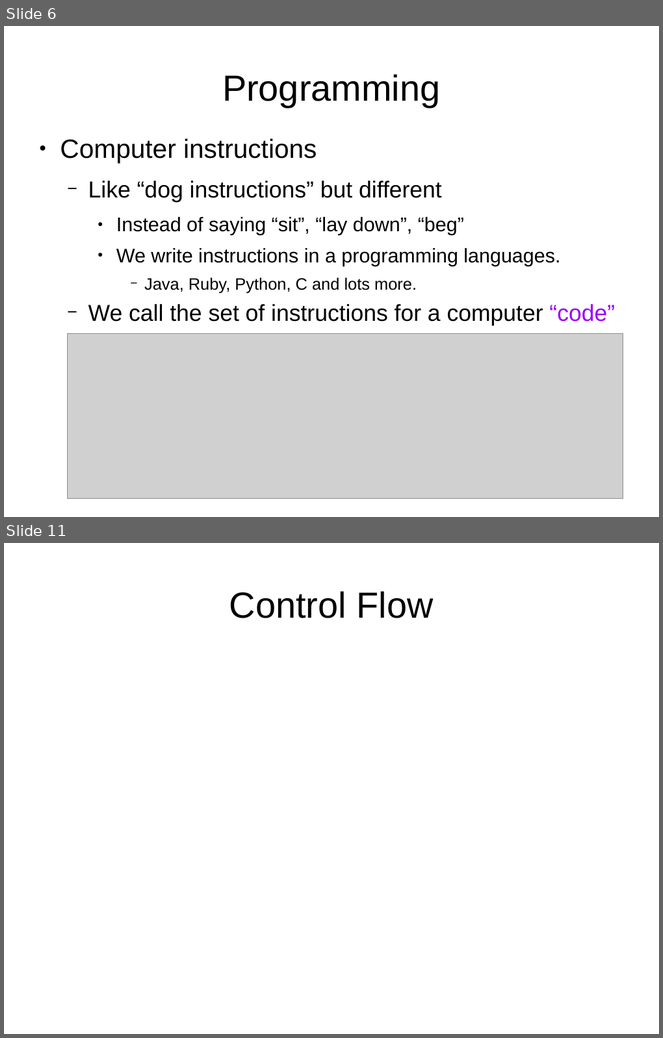
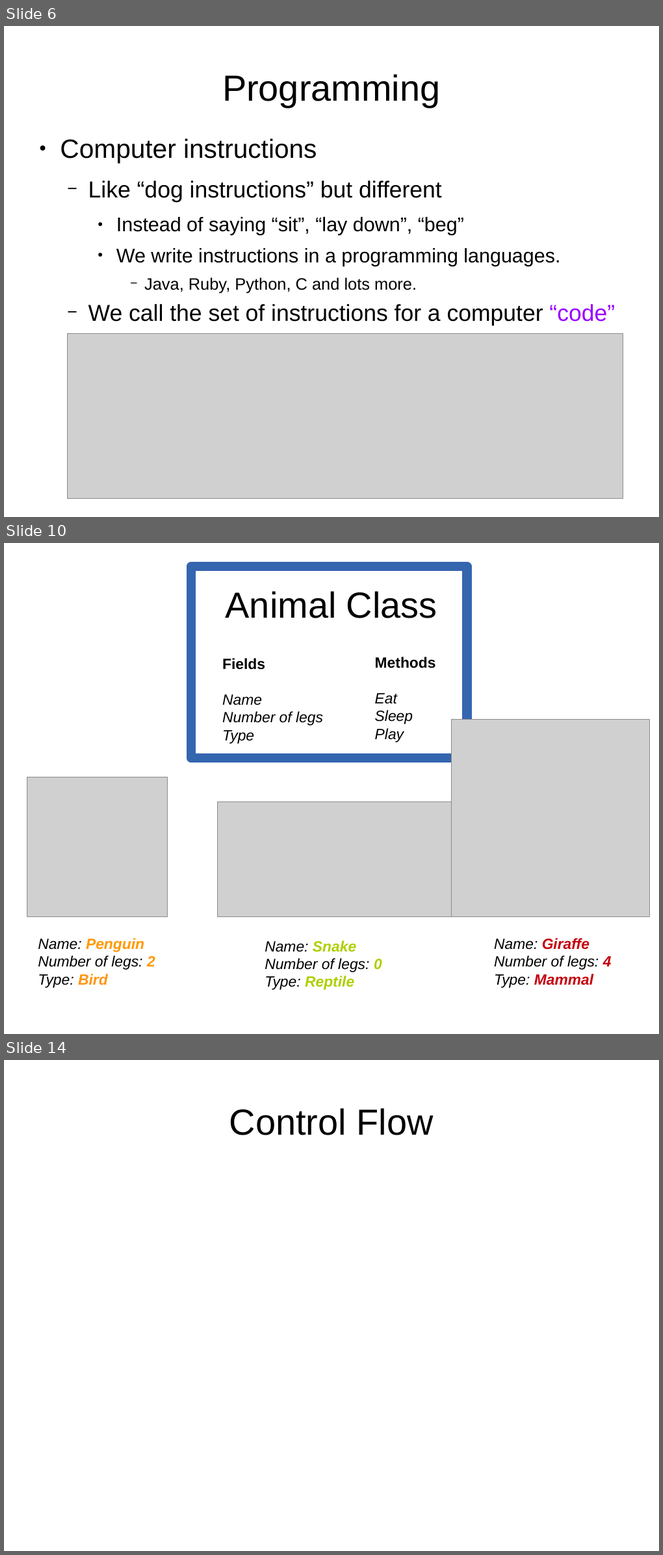
Before and after one commit to mtaylor/mirobotnics, a slide deck: slides.odp. Shown one above the other, each under a label of ours: slides 6 and 11 before the commit, slides 6, 10 and 14 after it; the slides between them are not shown. The pictures are 663x1038 and 663x1555 pixels, drawn with LibreOffice and Linux fonts; fonts in the diff are those of the drawing; grey boxes stand for pictures. Boxes give left, top, right and bottom in pixels: in the first picture for what was removed or moved away, otherwise in the second. Text is boxed around its words. In the diff, an @@ line names an element or a change of style, - is before the commit and + after.

```diff
--- a/slides.odp
+++ b/slides.odp
@@ slide 10 added at (4, 543, 659, 1034), background #FFFFFF @@
@@ rectangle added at (191, 566, 467, 758), fill #FFFFFF, outline #3465AF 11.34 pt @@
@@ title added at (226, 591, 438, 618), 44 pt, text #000000 @@
+Animal Class
@@ text added at (222, 658, 323, 744), 18 pt, text #000000, italic @@
+Fields
+Name
+Number of legs
+Type
@@ text added at (375, 657, 436, 743), 18 pt, text #000000, italic @@
+Methods
+Eat
+Sleep
+Play
@@ picture added at (452, 720, 649, 917) @@
@@ picture added at (27, 777, 168, 917) @@
@@ picture added at (218, 802, 452, 917) @@
@@ text added at (38, 938, 155, 988), 18 pt, text #000000, italic @@
+Name: Penguin
+Number of legs: 2
+Type: Bird
@@ text added at (265, 941, 382, 990), 18 pt, text #000000, italic @@
+Name: Snake
+Number of legs: 0
+Type: Reptile
@@ text added at (494, 938, 612, 988), 18 pt, text #000000, italic @@
+Name: Giraffe
+Number of legs: 4
+Type: Mammal
@@ what was slide 11 is now slide 14 @@
```
Also in this commit, not shown: 4 slides changed, 4 other slides added, 2 slides removed.
